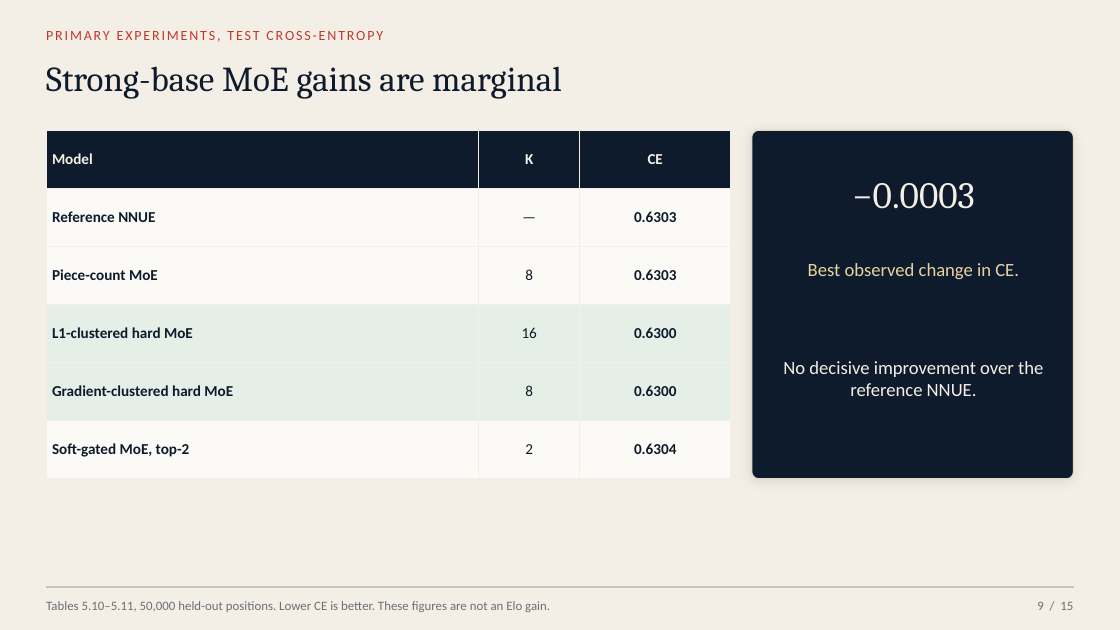
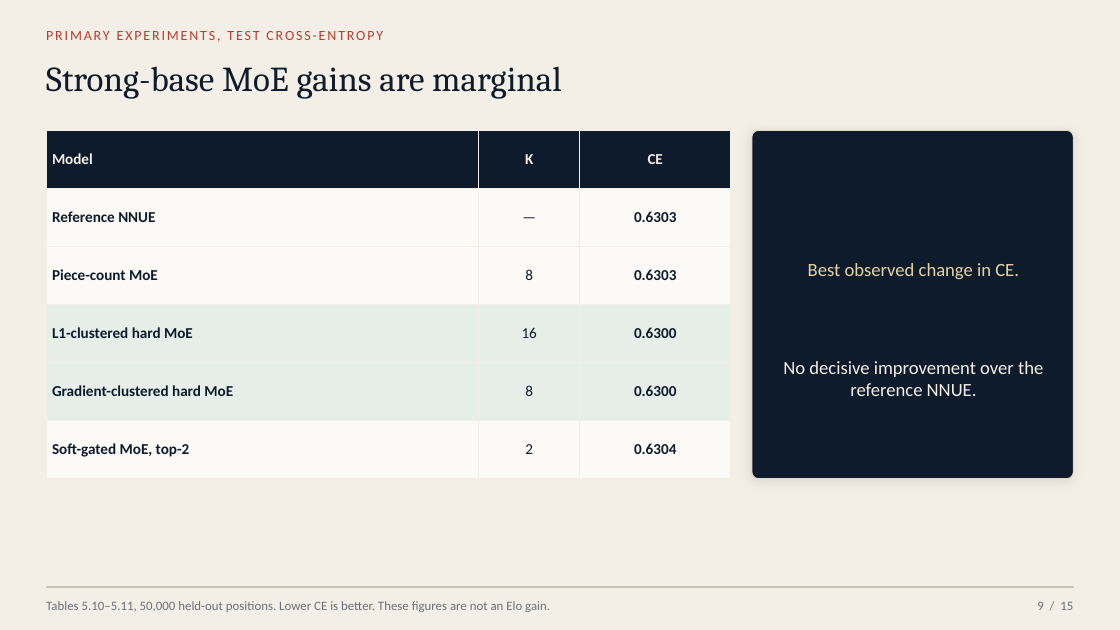
Before and after one commit to Omega97/masters-thesis-unsupervised-bucketing, a slide deck: slide 13 of Presentation/Chess_MoE_defense.pptx (slide 15 before the commit). Drawn at 1120x630 pixels with LibreOffice and Linux fonts; fonts in the diff are those of the drawing. Boxes give left, top, right and bottom in pixels: in the first picture for what was removed or moved away, otherwise in the second. Text is boxed around its words. In the diff, an @@ line names an element or a change of style, - is before the commit and + after.

```diff
--- a/Presentation/Chess_MoE_defense.pptx
+++ b/Presentation/Chess_MoE_defense.pptx
@@ text removed at (852,183,975,209) @@
-−0.0003
```
Also in this commit, not shown: 13 other slides changed, 3 slides added, 2 slides removed.
